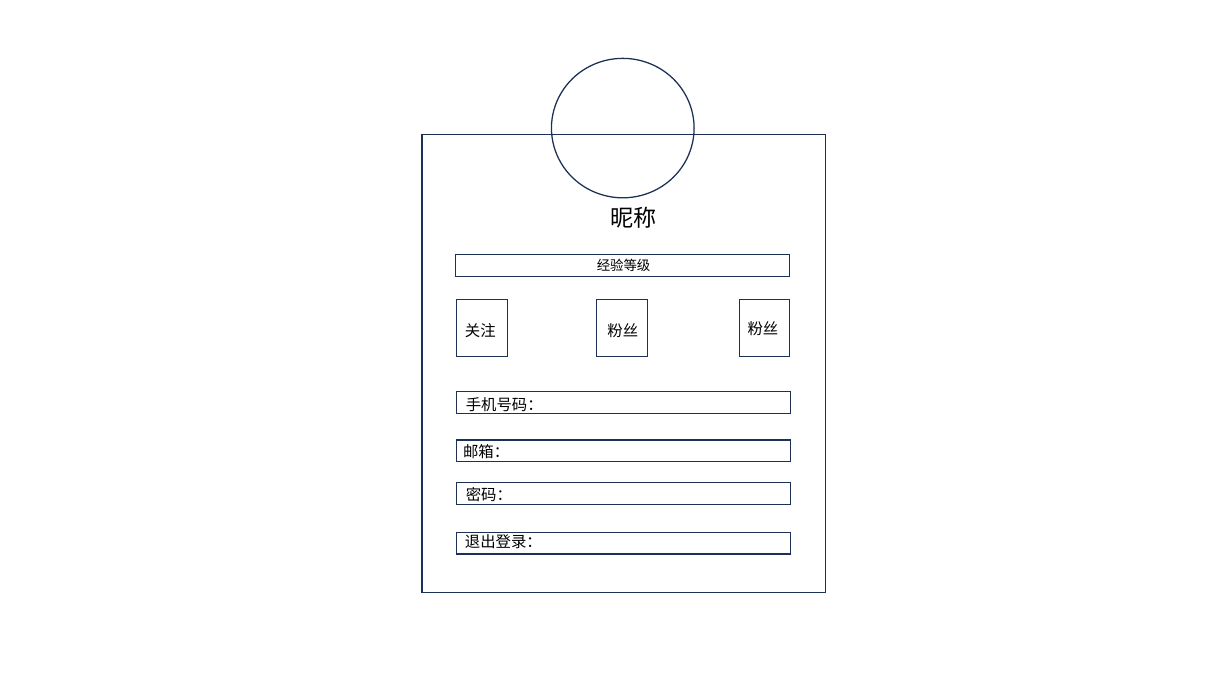
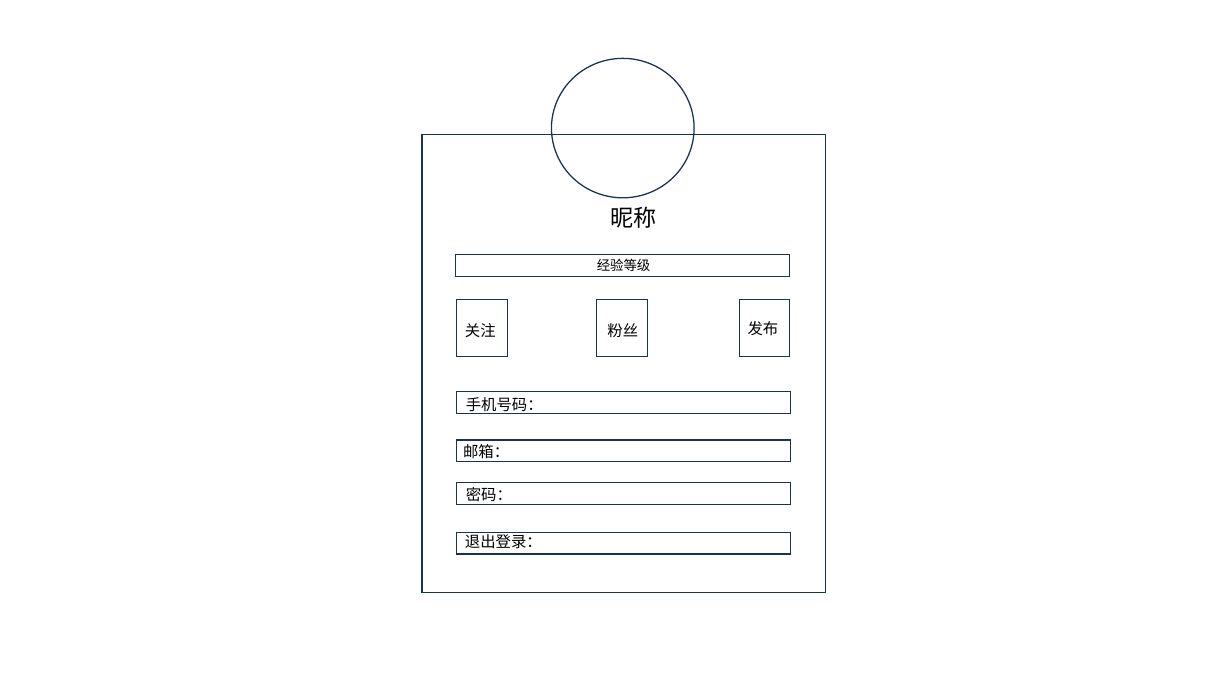
Before and after one commit to Eternal-embers/UniShare, a slide deck: slide 5 of 设计/网页设计.pptx. Drawn at 1232x693 pixels with LibreOffice and Linux fonts; fonts in the diff are those of the drawing. Boxes give left, top, right and bottom in pixels: in the first picture for what was removed or moved away, otherwise in the second. Text is boxed around its words. In the diff, an @@ line names an element or a change of style, - is before the commit and + after.

```diff
--- a/设计/网页设计.pptx
+++ b/设计/网页设计.pptx
@@ text at (748,321,779,336): text changed @@
-粉丝
+发布
```
Also in this commit, not shown: 1 other file.
